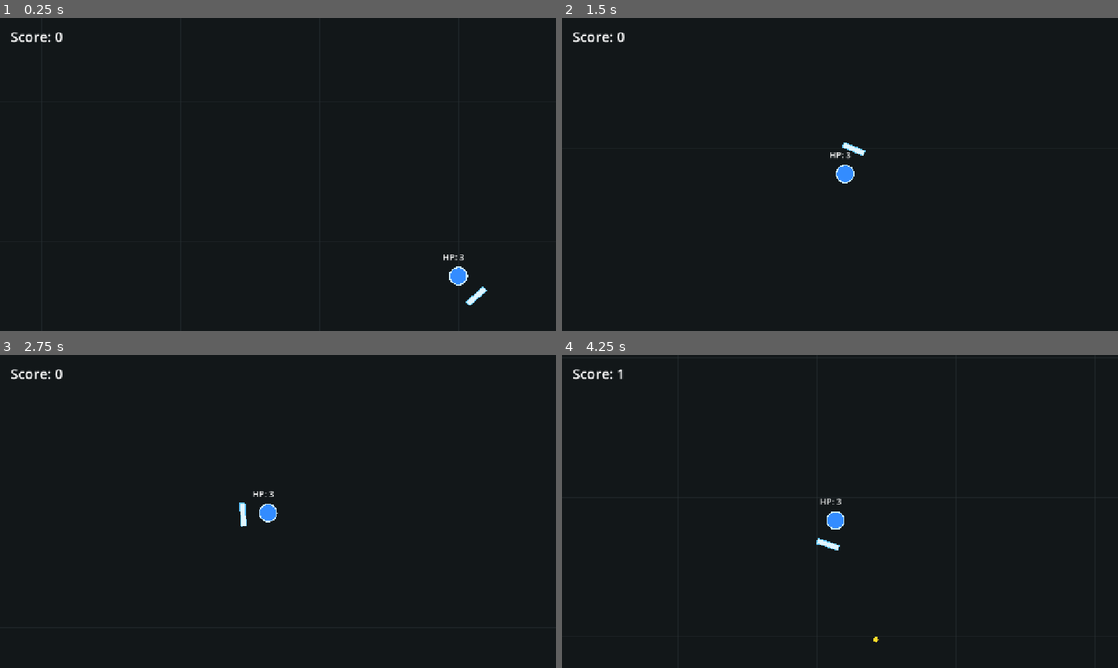
Above: before the commit, frames 1-4 (two rows, left to right).
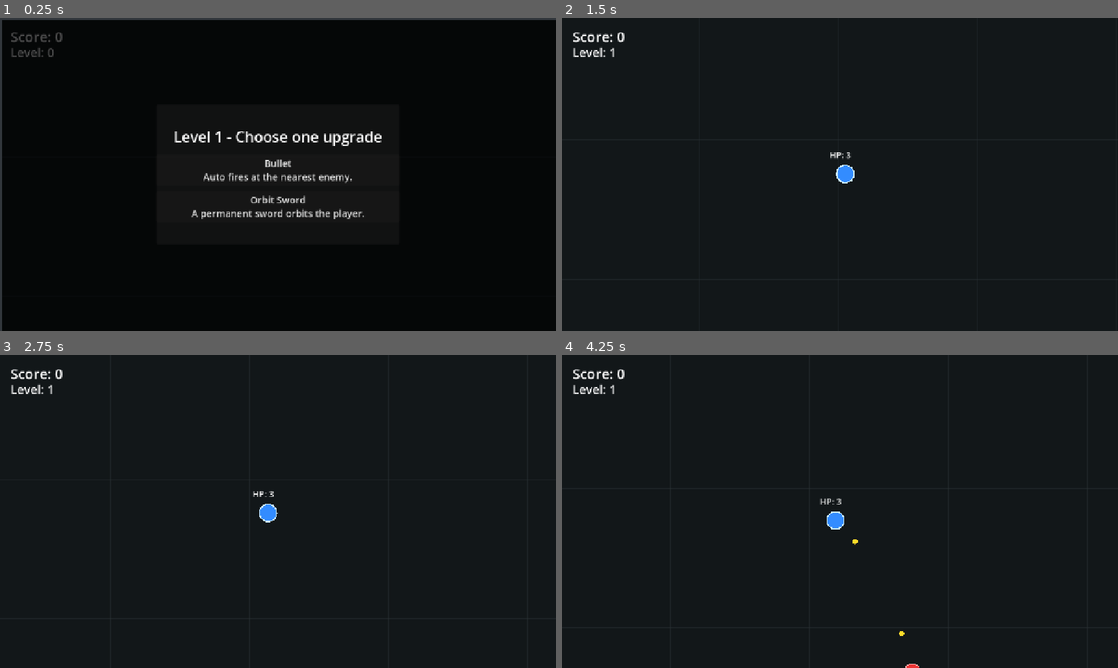
Above: after the commit, the same moments.

Repository: Tangoyzx/TraeRemoteGame
Game: Godot game, scene res://scenes/main.tscn
Same seed, same stepped clock (60 frames per second), same inputs: the game is played once before the commit and once after it.
Inputs (mouse positions are in pixels of both pictures, inside the frame that each line leads up to):
- Up to frame 1 (0.25 s): no input
- Up to frame 2 (1.5 s): click (840, 171) at 0.5 s, where only the run after the commit has a clickable "Bullet Auto fires at the near…"; move the mouse to (962, 158) at 1.27 s; click (962, 158) at 1.42 s
- Up to frame 3 (2.75 s): move the mouse to (166, 527) at 2.02 s; click (166, 527) at 2.17 s
- Up to frame 4 (4.25 s): move the mouse to (895, 442) at 2.77 s; click (895, 442) at 2.92 s; move the mouse to (812, 574) at 3.52 s; click (812, 574) at 3.67 s

The runs differ from the first frame. In frame 1, 4.3% of the frame differs, in the area x 0-100%, y 0-100%; in frame 2, 0.2%; in frame 3, 0.2%; in frame 4, 0.3%.

Commit message:
Add level up weapon selection system

Diff:
--- a/scripts/main.gd
+++ b/scripts/main.gd
@@ -9,6 +9,7 @@
 const VIEWPORT_SIZE := Vector2(1280.0, 720.0)
 const MAP_SIZE := Vector2(12800.0, 7200.0)
 const MAP_RECT := Rect2(Vector2.ZERO, MAP_SIZE)
+const DEFAULT_LEVEL_REQUIRED_SCORE := 99999999
 const BASIC_ENEMY_RADIUS := 18.0
 const BASIC_ENEMY_SPEED := 115.0
 const ENEMY_CONFIGS := {
@@ -54,6 +55,24 @@
 		},
 	},
 ]
+const UPGRADE_OPTIONS := {
+	"auto_shooter": {
+		"title": "Bullet",
+		"description": "Auto fires at the nearest enemy.",
+		"weapon_type": "auto_shooter",
+	},
+	"orbit_sword": {
+		"title": "Orbit Sword",
+		"description": "A permanent sword orbits the player.",
+		"weapon_type": "orbit_sword",
+	},
+}
+const LEVEL_CONFIGS := {
+	1: {
+		"required_score": 0,
+		"options": ["auto_shooter", "orbit_sword"],
+	},
+}
 const ENEMY_SPAWN_MARGIN := 140.0
 const MAX_ENEMIES := 120
 
@@ -65,25 +84,34 @@
 var weapons_layer: Node2D
 var ui_layer: CanvasLayer
 var score_label: Label
+var level_label: Label
 var game_over_label: Label
+var level_up_overlay: ColorRect
+var level_up_title: Label
+var level_up_buttons_box: VBoxContainer
 var score := 0
+var current_level := 0
 var is_game_over := false
+var is_level_up_open := false
 var elapsed_seconds := 0.0
 var _spawn_budgets := {}
+var _acquired_upgrades := {}
 
 
 func _ready() -> void:
 	randomize()
+	get_tree().paused = false
 	_init_spawn_budgets()
 	_build_world()
 	_spawn_player()
-	_spawn_weapons()
 	_build_ui()
 	_update_score_label()
+	_update_level_label()
+	_check_level_up()
 
 
 func _unhandled_input(event: InputEvent) -> void:
-	if is_game_over or player == null:
+	if is_game_over or is_level_up_open or player == null:
 		return
 	if event is InputEventMouseButton and event.button_index == MOUSE_BUTTON_LEFT and event.pressed:
 		_set_player_target(get_global_mouse_position())
@@ -92,7 +120,7 @@
 
 
 func _process(delta: float) -> void:
-	if is_game_over:
+	if is_game_over or is_level_up_open:
 		return
 	elapsed_seconds += delta
 	if camera != null and player != null:
@@ -165,21 +193,10 @@
 	camera.global_position = player.global_position
 
 
-func _spawn_weapons() -> void:
-	var auto_shooter := AutoShooterScene.new()
-	auto_shooter.name = "AutoShooter"
-	auto_shooter.setup(player, enemies_layer, projectiles_layer, ProjectileScene)
-	weapons_layer.add_child(auto_shooter)
-
-	var orbit_sword := OrbitSwordScene.new()
-	orbit_sword.name = "OrbitSword"
-	orbit_sword.setup(player)
-	weapons_layer.add_child(orbit_sword)
-
-
 func _build_ui() -> void:
 	ui_layer = CanvasLayer.new()
 	ui_layer.name = "UI"
+	ui_layer.process_mode = Node.PROCESS_MODE_ALWAYS
 	add_child(ui_layer)
 
 	score_label = Label.new()
@@ -187,6 +204,12 @@
 	score_label.position = Vector2(24, 20)
 	score_label.add_theme_font_size_override("font_size", 32)
 	ui_layer.add_child(score_label)
+
+	level_label = Label.new()
+	level_label.name = "LevelLabel"
+	level_label.position = Vector2(24, 60)
+	level_label.add_theme_font_size_override("font_size", 28)
+	ui_layer.add_child(level_label)
 
 	game_over_label = Label.new()
 	game_over_label.name = "GameOverLabel"
@@ -197,6 +220,52 @@
 	game_over_label.add_theme_font_size_override("font_size", 72)
 	game_over_label.set_anchors_preset(Control.PRESET_FULL_RECT)
 	ui_layer.add_child(game_over_label)
+
+	_build_level_up_ui()
+
+
+func _build_level_up_ui() -> void:
+	level_up_overlay = ColorRect.new()
+	level_up_overlay.name = "LevelUpOverlay"
+	level_up_overlay.visible = false
+	level_up_overlay.mouse_filter = Control.MOUSE_FILTER_STOP
+	level_up_overlay.color = Color(0.0, 0.0, 0.0, 0.70)
+	level_up_overlay.set_anchors_preset(Control.PRESET_FULL_RECT)
+	level_up_overlay.process_mode = Node.PROCESS_MODE_ALWAYS
+	ui_layer.add_child(level_up_overlay)
+
+	var center := CenterContainer.new()
+	center.name = "Center"
+	center.set_anchors_preset(Control.PRESET_FULL_RECT)
+	center.process_mode = Node.PROCESS_MODE_ALWAYS
+	level_up_overlay.add_child(center)
+
+	var panel := PanelContainer.new()
+	panel.name = "Panel"
+	panel.custom_minimum_size = Vector2(560, 320)
+	panel.process_mode = Node.PROCESS_MODE_ALWAYS
+	center.add_child(panel)
+
+	var content := VBoxContainer.new()
+	content.name = "Content"
+	content.alignment = BoxContainer.ALIGNMENT_CENTER
+	content.add_theme_constant_override("separation", 18)
+	content.process_mode = Node.PROCESS_MODE_ALWAYS
+	panel.add_child(content)
+
+	level_up_title = Label.new()
+	level_up_title.name = "Title"
+	level_up_title.text = "Level Up! Choose one upgrade"
+	level_up_title.horizontal_alignment = HORIZONTAL_ALIGNMENT_CENTER
+	level_up_title.add_theme_font_size_override("font_size", 34)
+	content.add_child(level_up_title)
+
+	level_up_buttons_box = VBoxContainer.new()
+	level_up_buttons_box.name = "Options"
+	level_up_buttons_box.alignment = BoxContainer.ALIGNMENT_CENTER
+	level_up_buttons_box.add_theme_constant_override("separation", 12)
+	level_up_buttons_box.process_mode = Node.PROCESS_MODE_ALWAYS
+	content.add_child(level_up_buttons_box)
 
 
 func _init_spawn_budgets() -> void:
@@ -276,14 +345,102 @@
 func _on_enemy_died(enemy: Enemy) -> void:
 	score += enemy.score_value
 	_update_score_label()
+	_check_level_up()
 
 
 func _update_score_label() -> void:
 	score_label.text = "Score: %d" % score
 
 
+func _update_level_label() -> void:
+	level_label.text = "Level: %d" % current_level
+
+
+func _check_level_up() -> void:
+	if is_game_over or is_level_up_open:
+		return
+	var next_level := current_level + 1
+	var level_config := _get_level_config(next_level)
+	var required_score := int(level_config.get("required_score", DEFAULT_LEVEL_REQUIRED_SCORE))
+	var options: Array = level_config.get("options", [])
+	if score >= required_score and not options.is_empty():
+		_show_level_up_options(next_level, options)
+
+
+func _get_level_config(level: int) -> Dictionary:
+	return LEVEL_CONFIGS.get(level, {
+		"required_score": DEFAULT_LEVEL_REQUIRED_SCORE,
+		"options": [],
+	})
+
+
+func _show_level_up_options(level: int, option_ids: Array) -> void:
+	is_level_up_open = true
+	level_up_title.text = "Level %d - Choose one upgrade" % level
+	for child in level_up_buttons_box.get_children():
+		child.queue_free()
+	for option_id in option_ids:
+		if not UPGRADE_OPTIONS.has(option_id):
+			continue
+		level_up_buttons_box.add_child(_create_upgrade_button(option_id))
+	level_up_overlay.visible = true
+	get_tree().paused = true
+
+
+func _create_upgrade_button(option_id: String) -> Button:
+	var option: Dictionary = UPGRADE_OPTIONS[option_id]
+	var button := Button.new()
+	button.name = "Upgrade_%s" % option_id
+	button.custom_minimum_size = Vector2(460, 72)
+	button.text = "%s\n%s" % [option["title"], option["description"]]
+	button.add_theme_font_size_override("font_size", 22)
+	button.process_mode = Node.PROCESS_MODE_ALWAYS
+	button.pressed.connect(_choose_upgrade.bind(option_id))
+	return button
+
+
+func _choose_upgrade(option_id: String) -> void:
+	_apply_upgrade(option_id)
+	current_level += 1
+	_update_level_label()
+	level_up_overlay.visible = false
+	is_level_up_open = false
+	get_tree().paused = false
+	_check_level_up()
+
+
+func _apply_upgrade(option_id: String) -> void:
+	if _acquired_upgrades.has(option_id):
+		return
+	_acquired_upgrades[option_id] = true
+	var option: Dictionary = UPGRADE_OPTIONS.get(option_id, {})
+	match str(option.get("weapon_type", "")):
+		"auto_shooter":
+			_create_auto_shooter()
+		"orbit_sword":
+			_create_orbit_sword()
+
+
+func _create_auto_shooter() -> void:
+	var auto_shooter := AutoShooterScene.new()
+	auto_shooter.name = "AutoShooter"
+	auto_shooter.setup(player, enemies_layer, projectiles_layer, ProjectileScene)
+	weapons_layer.add_child(auto_shooter)
+
+
+func _create_orbit_sword() -> void:
+	var orbit_sword := OrbitSwordScene.new()
+	orbit_sword.name = "OrbitSword"
+	orbit_sword.setup(player)
+	weapons_layer.add_child(orbit_sword)
+
+
 func _on_player_died() -> void:
 	is_game_over = true
+	is_level_up_open = false
+	get_tree().paused = false
+	if level_up_overlay != null:
+		level_up_overlay.visible = false
 	game_over_label.visible = true
 	get_tree().call_group("enemy", "set_process", false)
 	get_tree().call_group("projectile", "queue_free")
